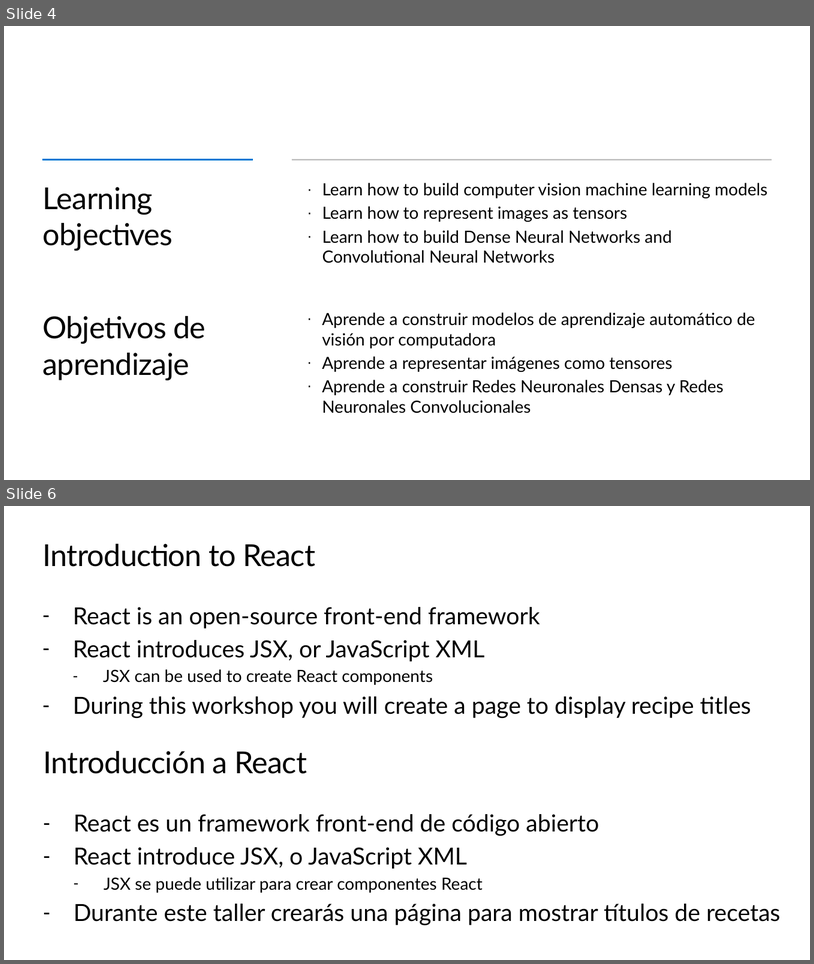
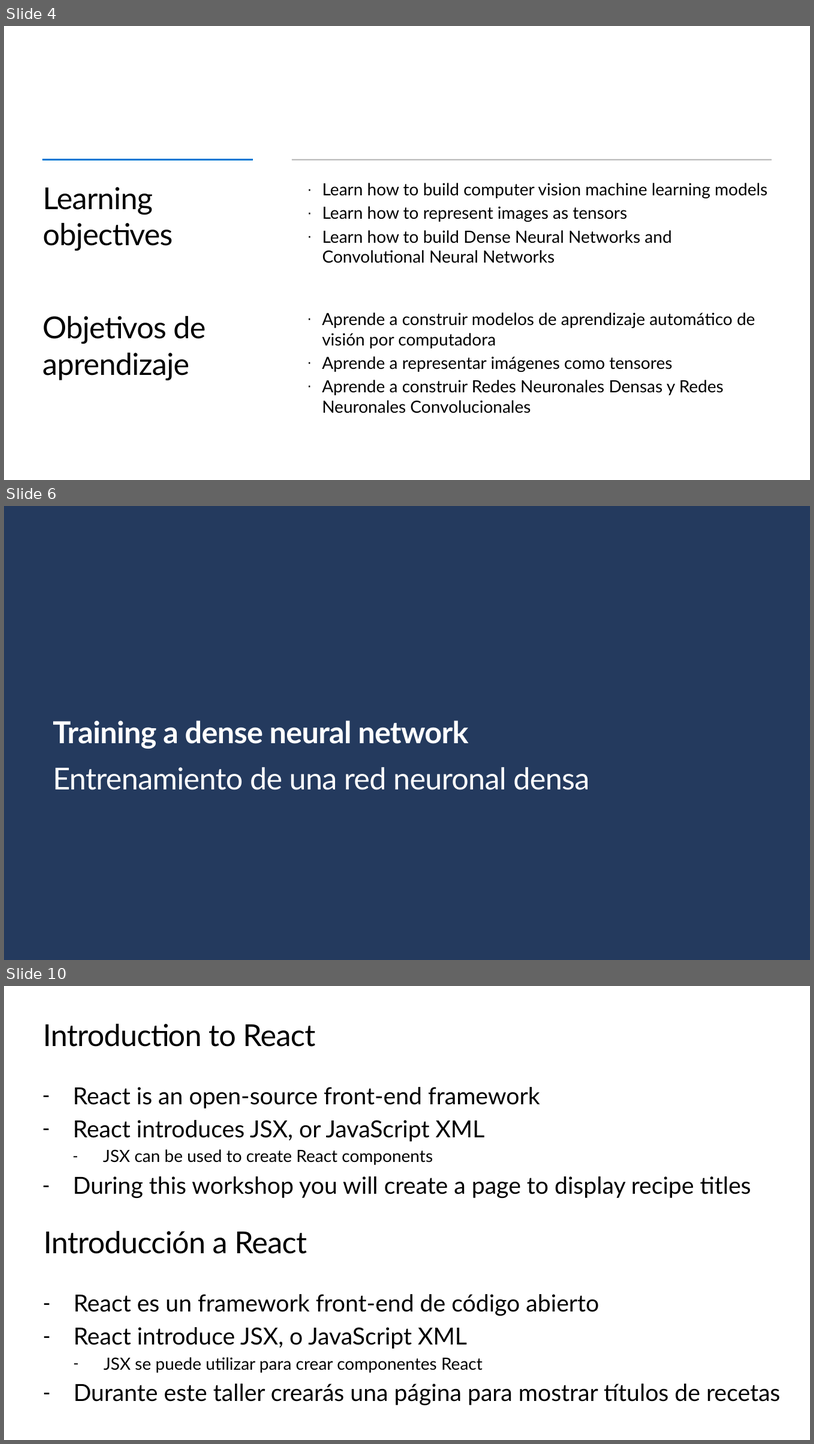
Before and after one commit to Gilberto-Guzman-Student-Ambassadors/Introduction_to_Computer_Vision_with_TensorFlow, a slide deck: presentation/slides.pptx. Shown one above the other, each under a label of ours: slides 4 and 6 before the commit, slides 4, 6 and 10 after it; the slides between them are not shown. The pictures are 814x964 and 814x1444 pixels, drawn with LibreOffice and Linux fonts; fonts in the diff are those of the drawing; background and template pictures are left out. Boxes give left, top, right and bottom in pixels: in the first picture for what was removed or moved away, otherwise in the second. Text is boxed around its words. In the diff, an @@ line names an element or a change of style, - is before the commit and + after.

```diff
--- a/presentation/slides.pptx
+++ b/presentation/slides.pptx
@@ slide 6 added at (x1=4, y1=506, x2=810, y2=960), background picture (left out) @@
@@ text added at (x1=53, y1=720, x2=468, y2=748), 36 pt, text #FFFFFF, bold @@
+Training a dense neural network
@@ text added at (x1=53, y1=767, x2=590, y2=790), 36 pt, text #FFFFFF @@
+Entrenamiento de una red neuronal densa
@@ what was slide 6 is now slide 10 @@
```
Also in this commit, not shown: 1 slide changed, 3 other slides added.
